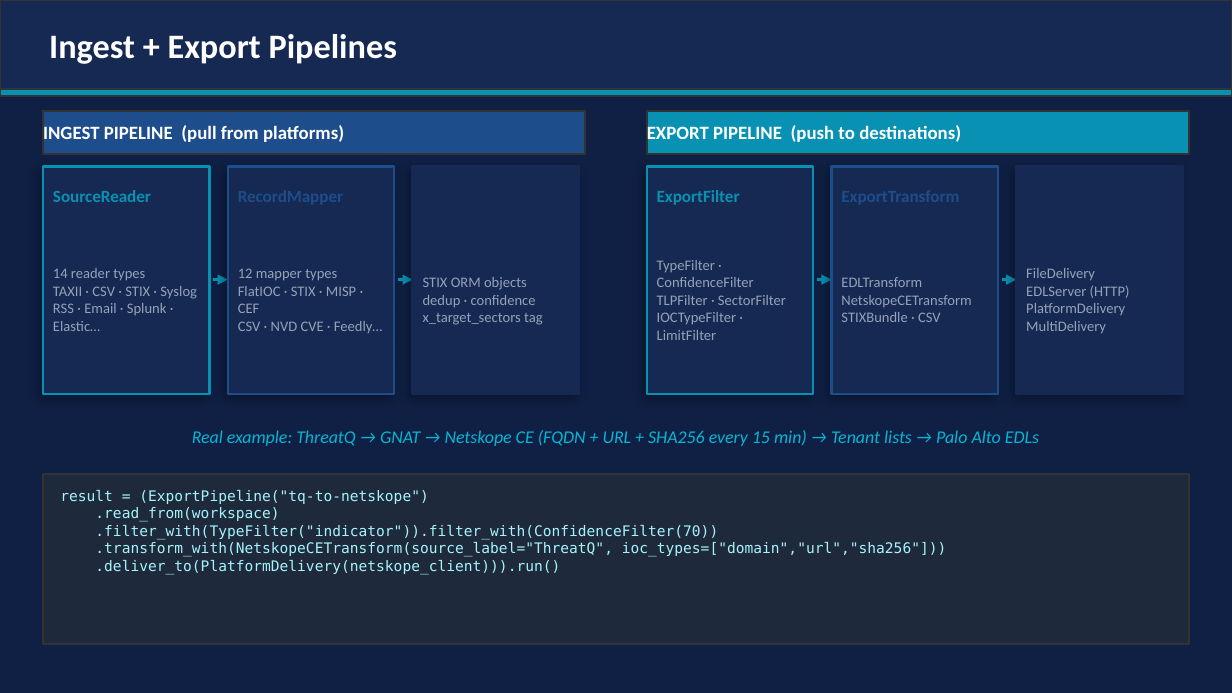
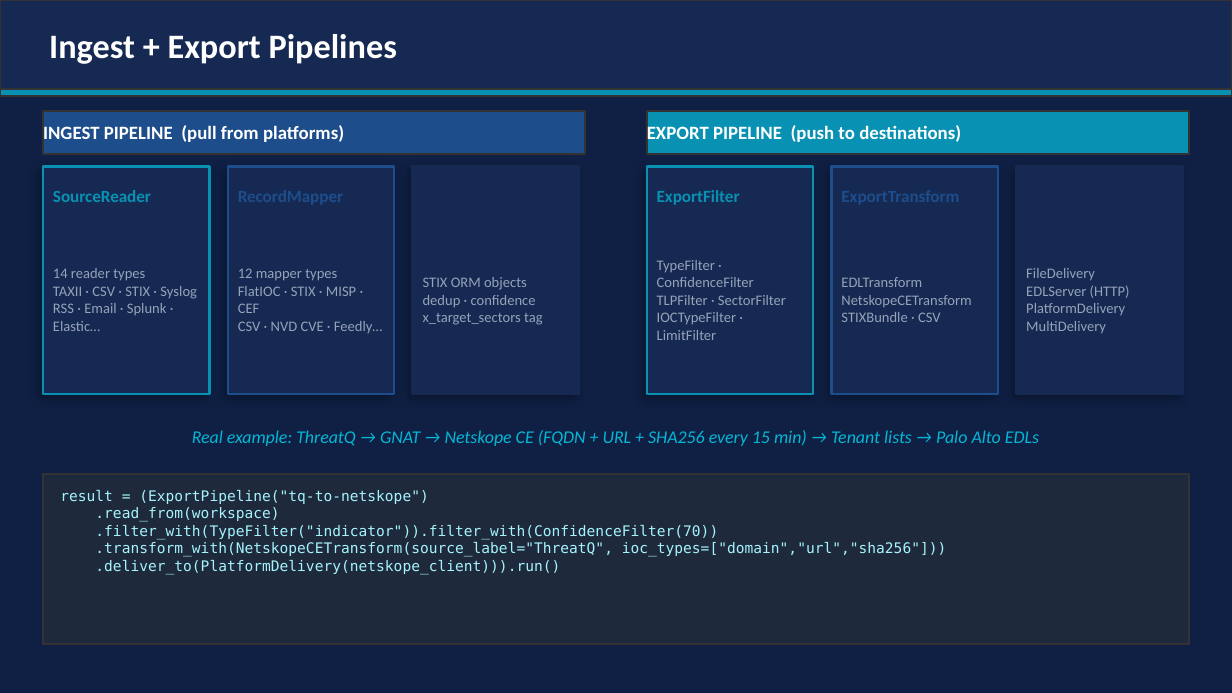
Before and after one commit to wrhalpin/GNAT, a slide deck: slide 7 of GNAT-Presentation.pptx. Drawn at 1232x693 pixels with LibreOffice and Linux fonts; fonts in the diff are those of the drawing. Boxes give left, top, right and bottom in pixels: in the first picture for what was removed or moved away, otherwise in the second. Text is boxed around its words. In the diff, an @@ line names an element or a change of style, - is before the commit and + after.

```diff
--- a/GNAT-Presentation.pptx
+++ b/GNAT-Presentation.pptx
@@ arrow removed from (213, 280) to (228, 280) @@
@@ arrow removed from (398, 280) to (413, 280) @@
@@ arrow removed from (817, 280) to (832, 280) @@
@@ arrow removed from (1002, 280) to (1016, 280) @@
```
Also in this commit, not shown: 10 other slides changed, 3 other files.
